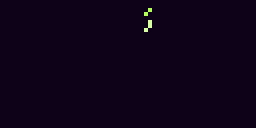
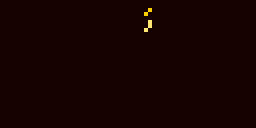
Layer changes from the first 256 × 128 image to the second:
painted on "Calque #1" over box(144, 8, 152, 32)
painted on "Calque" over box(0, 0, 256, 128)
